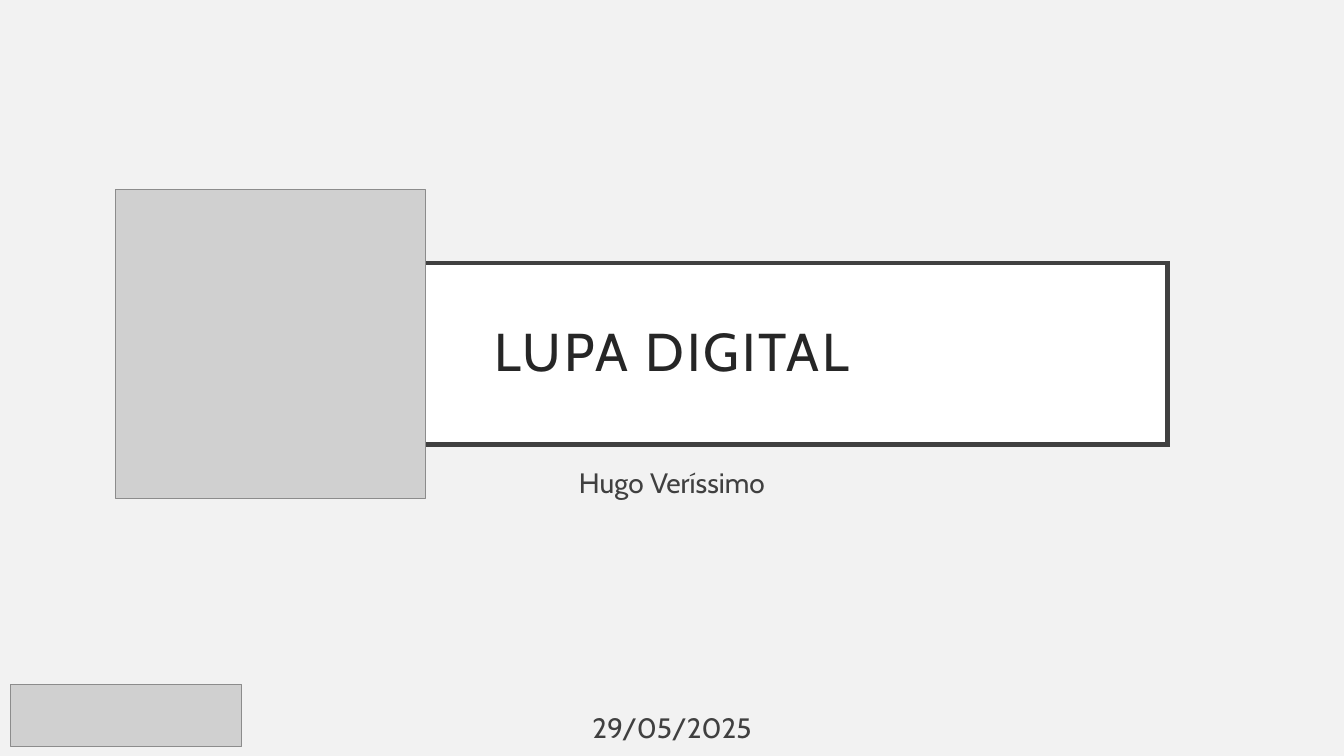
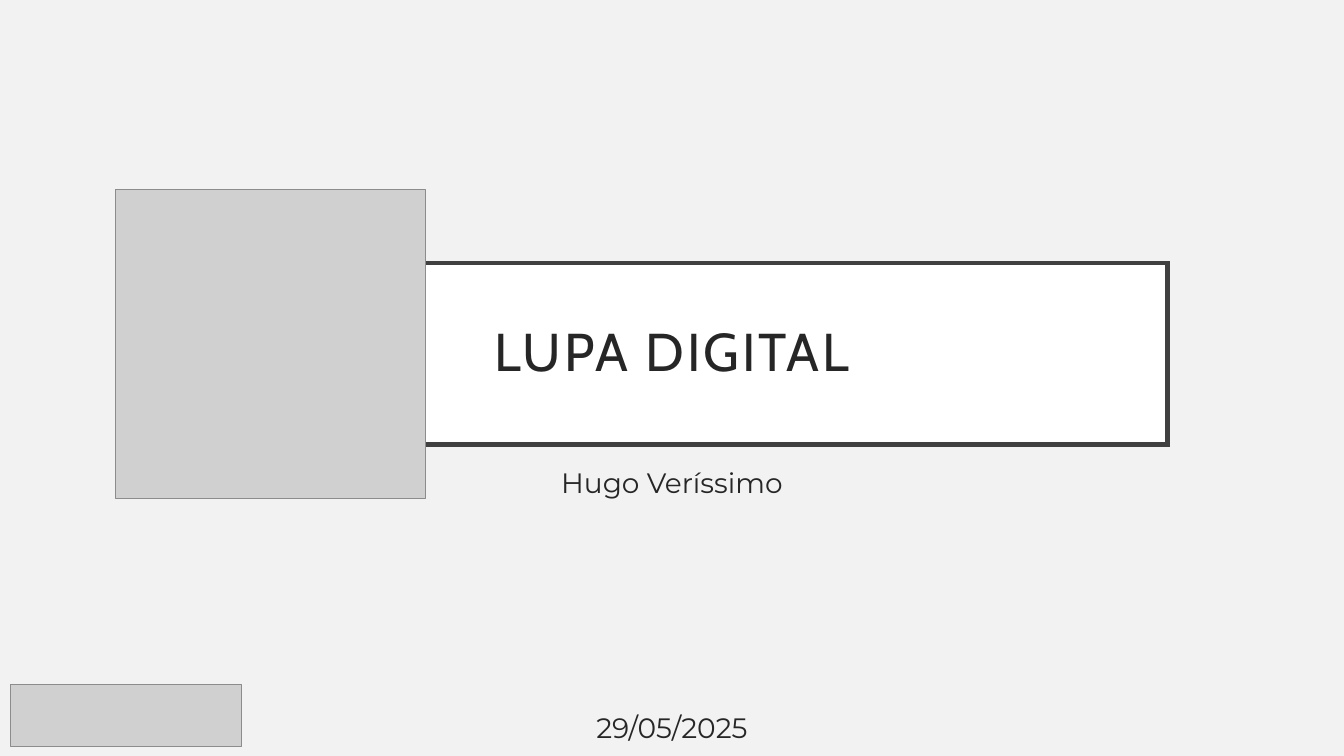
Before and after one commit to LupaDigital25/assets, a slide deck: slide 1 of slides-arquivo/covers.pptx. Drawn at 1344x756 pixels with LibreOffice and Linux fonts; fonts in the diff are those of the drawing; grey boxes stand for pictures. Boxes give left, top, right and bottom in pixels: in the first picture for what was removed or moved away, otherwise in the second. Text is boxed around its words. In the diff, an @@ line names an element or a change of style, - is before the commit and + after.

```diff
--- a/slides-arquivo/covers.pptx
+++ b/slides-arquivo/covers.pptx
@@ subtitle "Hugo Veríssimo" at bbox=[561, 472, 783, 499]: font Cabin to Montserrat, text colour #404040 to #262626 @@
@@ text "29/05/2025" at bbox=[596, 714, 747, 741]: font Cabin to Montserrat, text colour #404040 to #262626 @@
```
Also in this commit, not shown: 1 other slide changed, 2 slides added, 2 slides removed, 10 other files.
